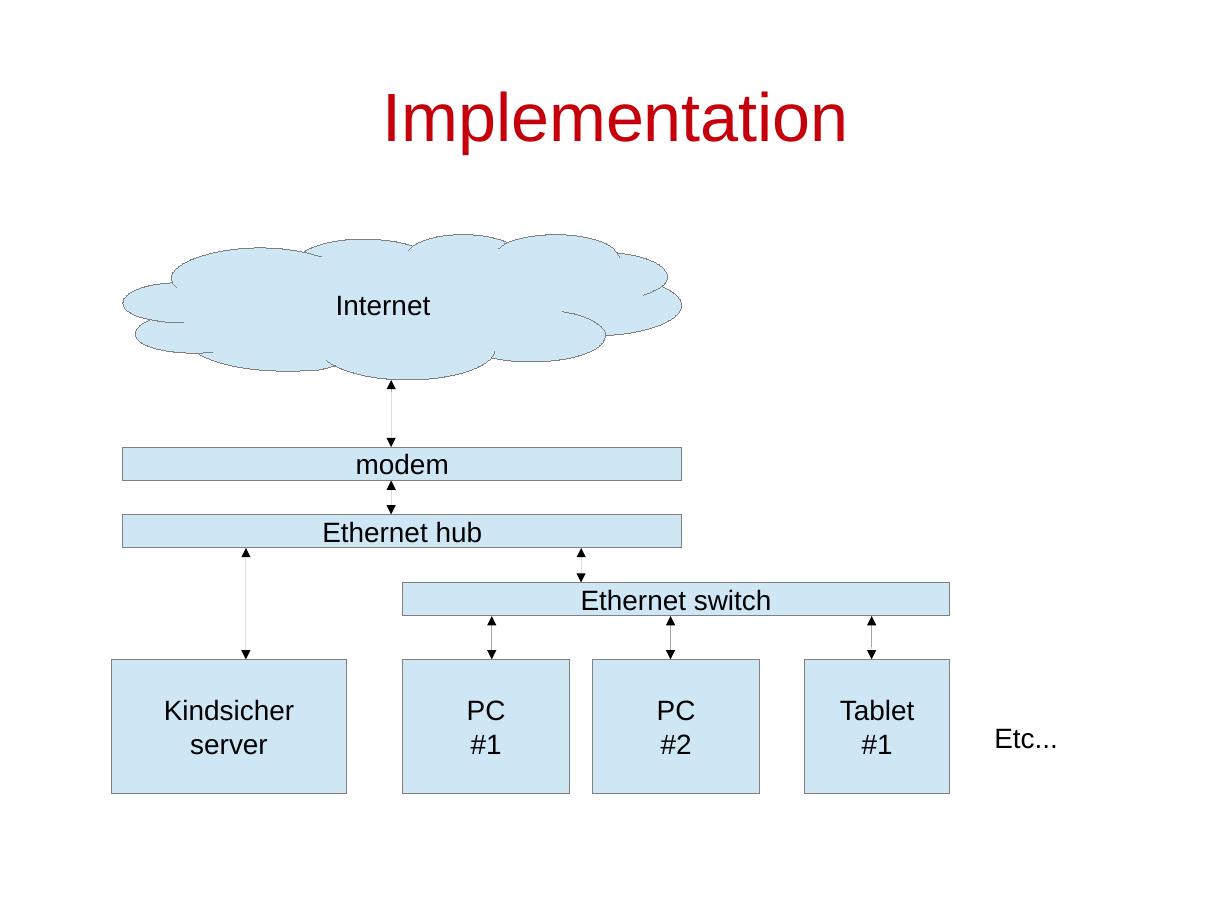
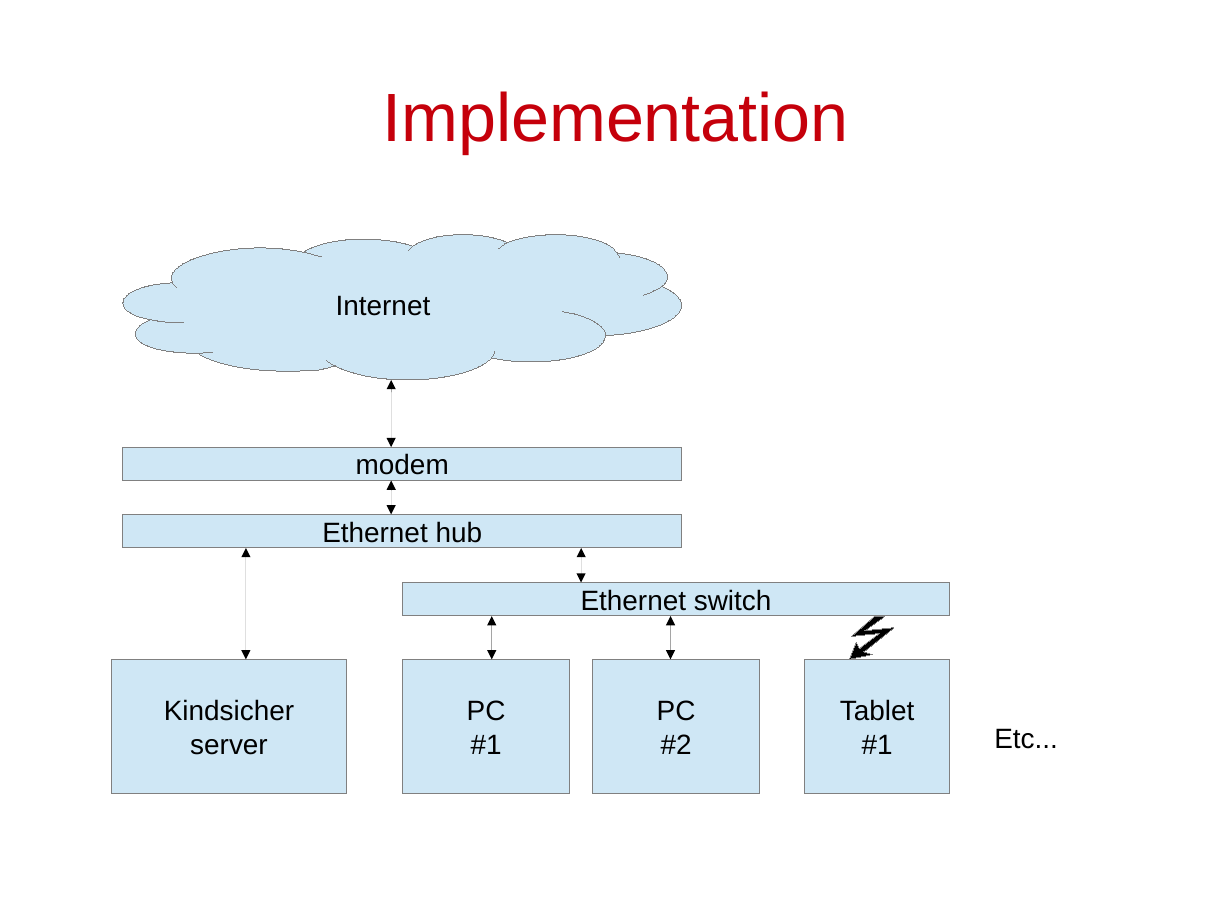
Before and after one commit to cschreiner/kindsicher, a slide deck: slide 12 of proj/presentation_dec09/combined.odp (slide 11 before the commit). Drawn at 1232x924 pixels with LibreOffice and Linux fonts; fonts in the diff are those of the drawing. Boxes give left, top, right and bottom in pixels: in the first picture for what was removed or moved away, otherwise in the second. Text is boxed around its words. In the diff, an @@ line names an element or a change of style, - is before the commit and + after.

```diff
--- a/proj/presentation_dec09/combined.odp
+++ b/proj/presentation_dec09/combined.odp
@@ freeform shape added at box(850, 616, 894, 660), fill #000000, outline #808080 0 pt @@
@@ double arrow removed from (872, 660) to (872, 616) @@
```
Also in this commit, not shown: 1 other slide changed, 1 slide added.
